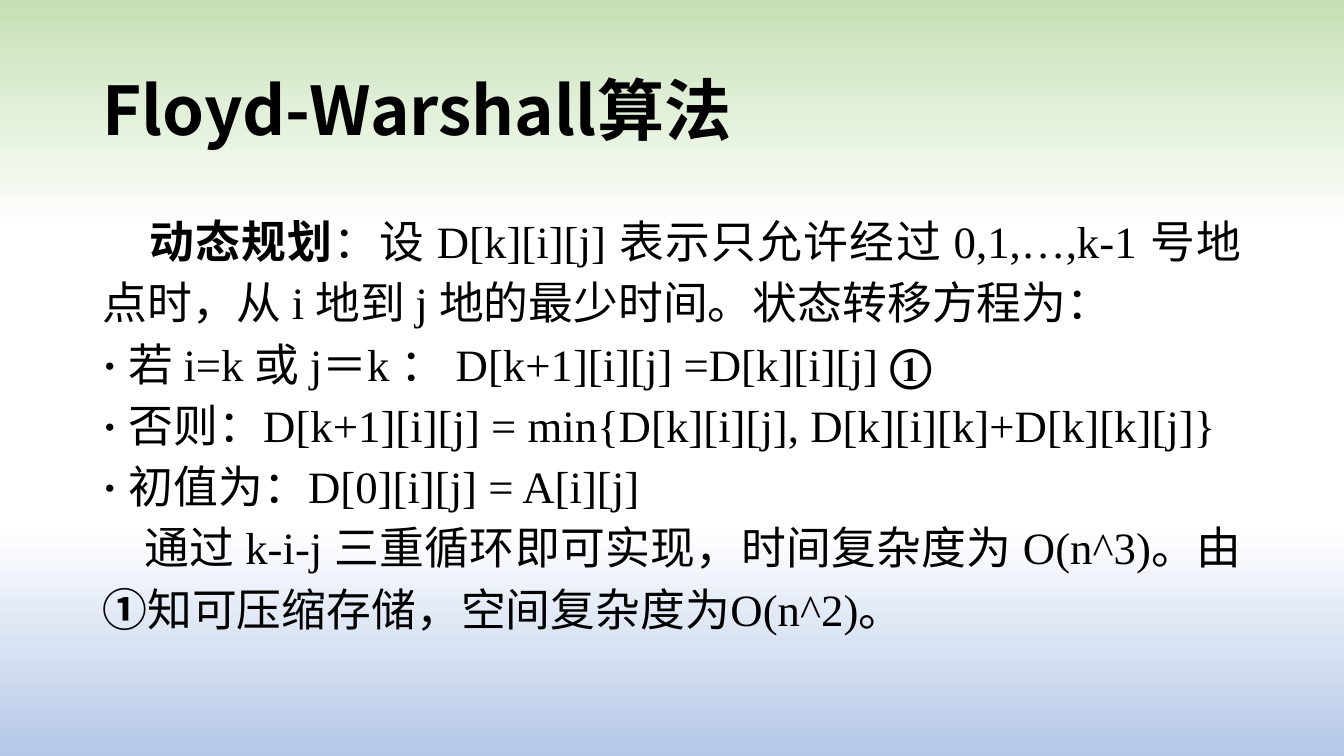
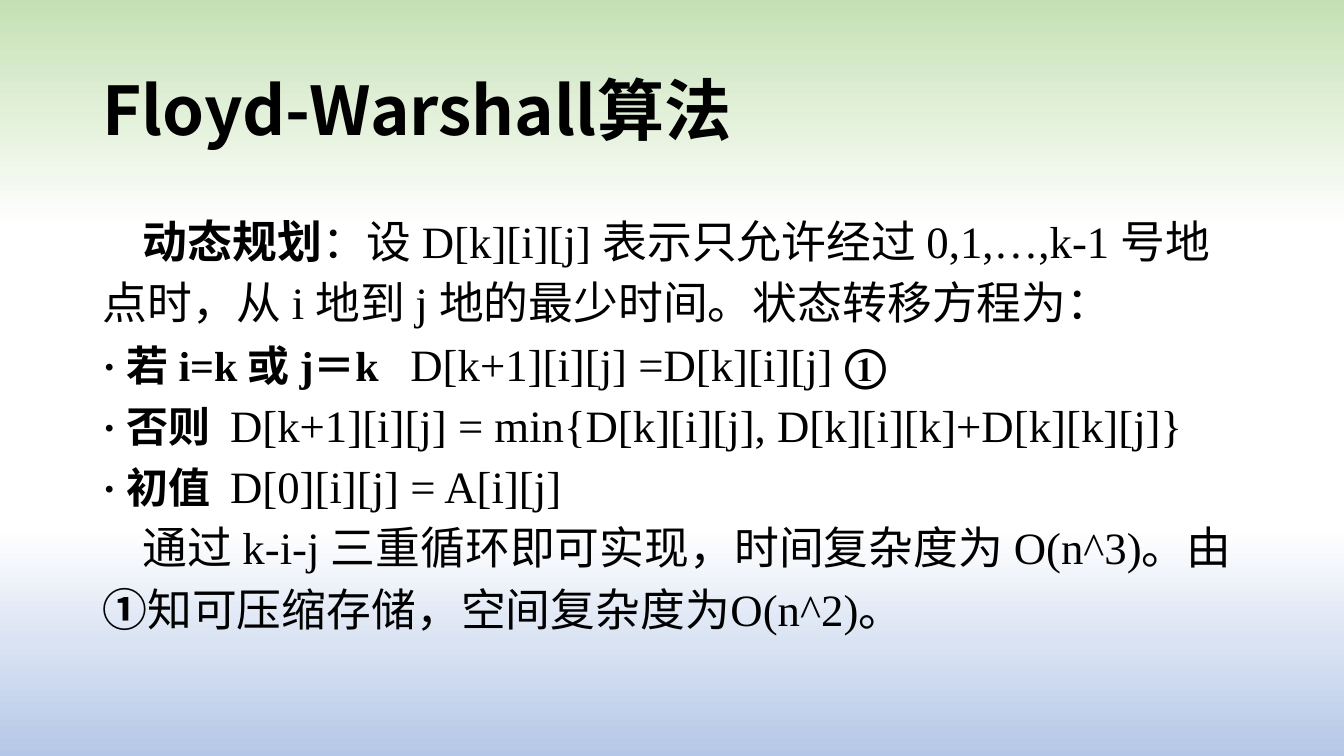
Before and after one commit to lk758tmy/PC_Codes, a slide deck: slide 3 of Final/Floyd-Warshall算法.pptx. Drawn at 1344x756 pixels with LibreOffice and Linux fonts; fonts in the diff are those of the drawing. Boxes give left, top, right and bottom in pixels: in the first picture for what was removed or moved away, otherwise in the second. Text is boxed around its words. In the diff, an @@ line names an element or a change of style, - is before the commit and + after.

Commit message:
update ppt

```diff
--- a/Final/Floyd-Warshall算法.pptx
+++ b/Final/Floyd-Warshall算法.pptx
@@ text at bbox=[102, 219, 1232, 636]: alignment justified to left @@
@@ text at bbox=[127, 345, 1182, 513]: text changed @@
-· 若 i=k 或 j＝k ： D[k+1][i][j] =D[k][i][j] ①
-· 否则：D[k+1][i][j] = min{D[k][i][j], D[k][i][k]+D[k][k][j]}
-· 初值为：D[0][i][j] = A[i][j]
+· 若 i=k 或 j＝k D[k+1][i][j] =D[k][i][j] ①
+· 否则 D[k+1][i][j] = min{D[k][i][j], D[k][i][k]+D[k][k][j]}
+· 初值 D[0][i][j] = A[i][j]
```
Also in this commit, not shown: 2 other slides changed, 1 slide added, 3 other files.
